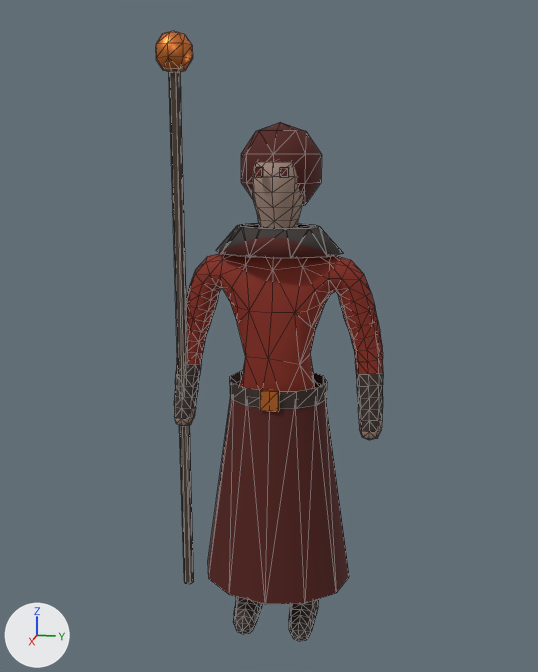
A saved change to the glTF model public/models/asch_support.glb.
Before and after are seen from a camera (50 mm lens) standing at (2.84, 0.53, 2.01) and looking at (-0.01, -0.04, 1.3). The lights are fixed; the arrows at lower left show +X, +Y and +Z. The older version comes first. Mesh edges are drawn as thin lines. Vertices at exactly the same position are counted once.

The first picture shows 'asch_support'.
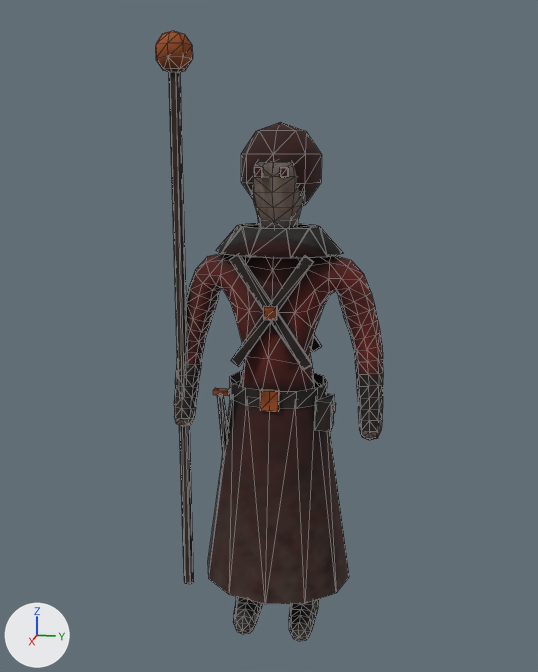
What differs and where, as boxes (x1, y1, x2, y2) in the pictures (538 x 672 px):
part 1 of me_asch_support, added
    after: (264, 306, 277, 320)
part 2 of me_asch_support, added
    after: (315, 394, 334, 431)
part 3 of me_asch_support, added
    after: (213, 388, 230, 396)
part 4 of me_asch_support, added
    after: (218, 254, 322, 454)
part 5 of me_asch_support, recoloured
    both: (169, 72, 383, 626)
part 6 of me_asch_support, recoloured
    both: (155, 30, 279, 412)

What changed in the scene script:
```text
Add img_asch_support_farbe:
    img_asch_support_farbe = load_image('asch_support_farbe', '_unpacked/asch_support_farbe', 512, 512, 'sRGB')
Add img_asch_support_rauheit:
    img_asch_support_rauheit = load_image('asch_support_rauheit', '_unpacked/asch_support_rauheit', 512, 512, 'Non-Color')
Add img_asch_support_relief:
    img_asch_support_relief = load_image('asch_support_relief', '_unpacked/asch_support_relief', 512, 512, 'Non-Color')
Add mat_asch_support_matt:
    mat_asch_support_matt = bpy.data.materials.new('asch_support_matt')
    # uses the picture img_asch_support_farbe
    # uses the picture img_asch_support_rauheit
    # uses the picture img_asch_support_relief
Change me_asch_support:
    used by ob_asch_support; location = (0.0, 0.0, 0.0)
    remove me_asch_support.from_pydata(...)  # 876 vertices, 1668 faces; spans x -0.26..0.26, y -0.45..0.42, z 0.02..2.45
    add me_asch_support.from_pydata(...)  # 960 vertices, 1796 faces; spans x -0.26..0.26, y -0.45..0.42, z 0.02..2.45
    me_asch_support part 1: a new loose piece, a box spanning x 0.148..0.162, y -0.025..0.025, z 1.405..1.455, in mat_asch_support_matt
    me_asch_support part 2: a new loose piece, a box spanning x 0.01..0.11, y 0.17..0.23, z 0.96..1.08, in mat_asch_support_matt
    me_asch_support part 3: a new loose piece, a box spanning x 0.115..0.145, y -0.23..-0.17, z 1.09..1.11, in mat_asch_support_matt
    me_asch_support part 4
    44 vertices are added at x -0.15..0.16, y -0.22..0.16, z 0.8..1.65
    68 new faces join them
    me_asch_support part 5: 1588 faces spanning x -0.26..0.26, y -0.42..0.42, z 0.02..2.3 switch from mat_matt to mat_asch_support_matt
    me_asch_support part 6: 76 faces spanning x -0.01..0.18, y -0.45..0.04, z 1.05..2.45 switch from mat_metall to mat_asch_support_matt
    other edits to the shape of me_asch_support do not show in these pictures
```
